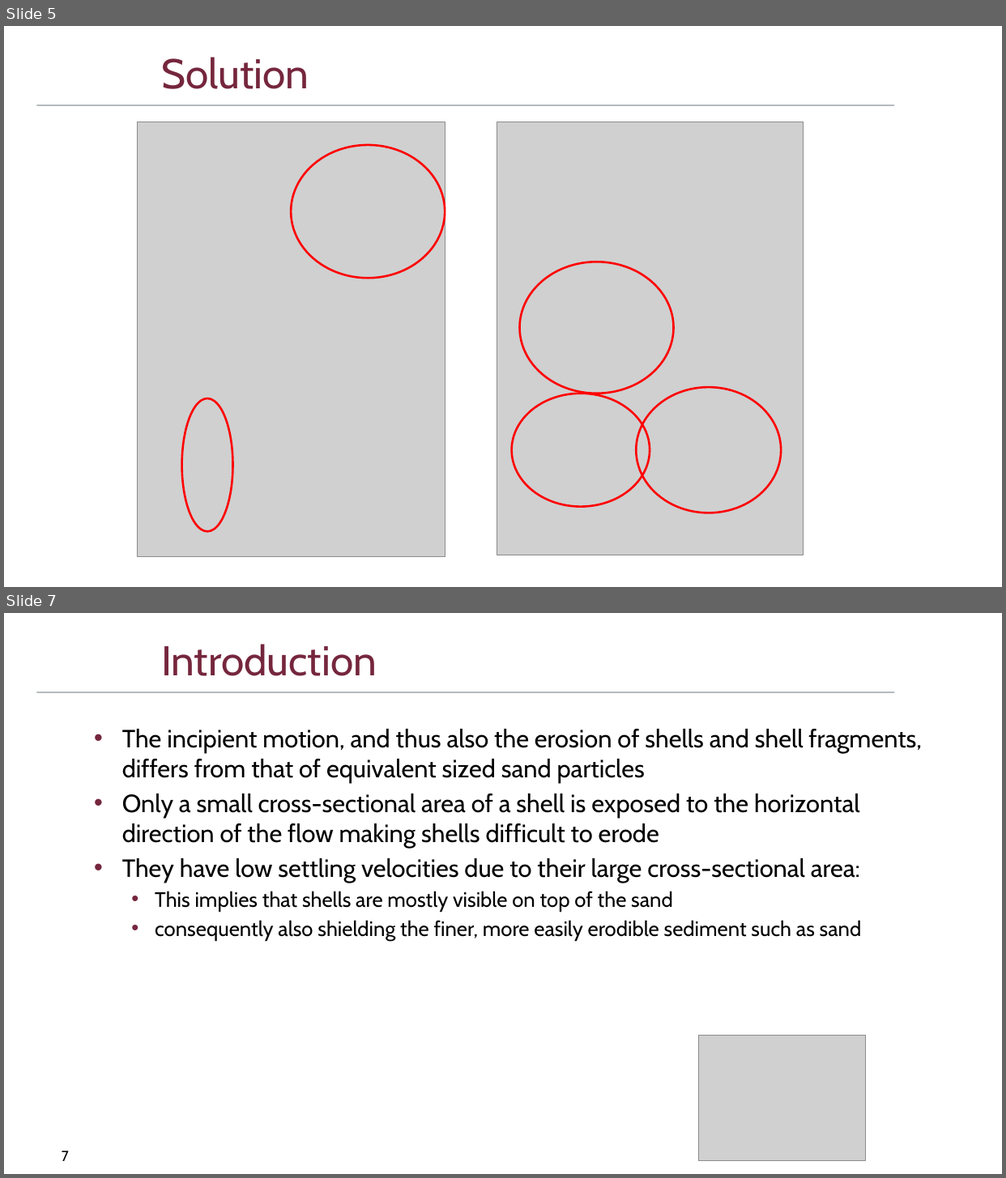
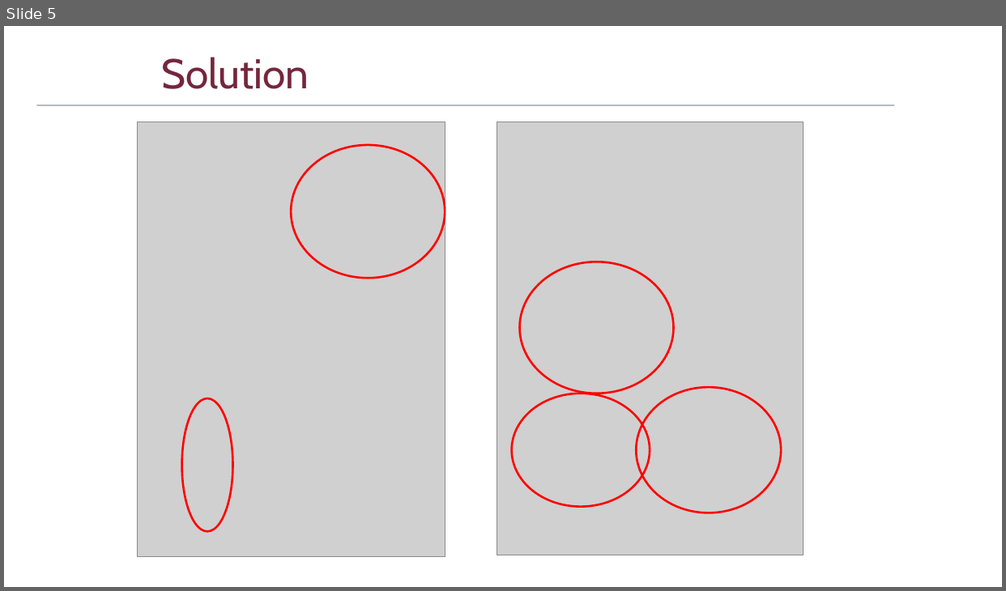
Before and after one commit to DriesSmit/SkripsieReport, a slide deck: OralExamination/SkripsieOral_APSmit.pptx. Shown one above the other, each under a label of ours: slides 5 and 7 before the commit, slide 5 after it; the slides between them are not shown. The pictures are 1006x1178 and 1006x591 pixels, drawn with LibreOffice and Linux fonts; fonts in the diff are those of the drawing; grey boxes stand for pictures; background and template pictures are left out. Boxes give left, top, right and bottom in pixels: in the first picture for what was removed or moved away, otherwise in the second. Text is boxed around its words. In the diff, an @@ line names an element or a change of style, - is before the commit and + after.

Commit message:
Intro,Overview and image processing is now complete.

```diff
--- a/OralExamination/SkripsieOral_APSmit.pptx
+++ b/OralExamination/SkripsieOral_APSmit.pptx
@@ slide 7 removed at bbox=[4, 613, 1002, 1174], background #FFFFFF; not listed: 1 template element that a slide beside it also shows @@
@@ title removed at bbox=[161, 644, 377, 676] @@
-Introduction
@@ text removed at bbox=[122, 729, 922, 941] @@
-• The incipient motion, and thus also the erosion of shells and shell fragments, differs from that of equivalent sized sand particles
-• Only a small cross-sectional area of a shell is exposed to the horizontal direction of the flow making shells difficult to erode
-• They have low settling velocities due to their large cross-sectional area:
-  • This implies that shells are mostly visible on top of the sand
-  • consequently also shielding the finer, more easily erodible sediment such as sand
@@ picture removed at bbox=[698, 1036, 865, 1161] @@
@@ page number removed at bbox=[62, 1151, 69, 1161] @@
-7
```
Also in this commit, not shown: 2 slides changed, 2 slides added, 1 other slide removed, 1 other file.
